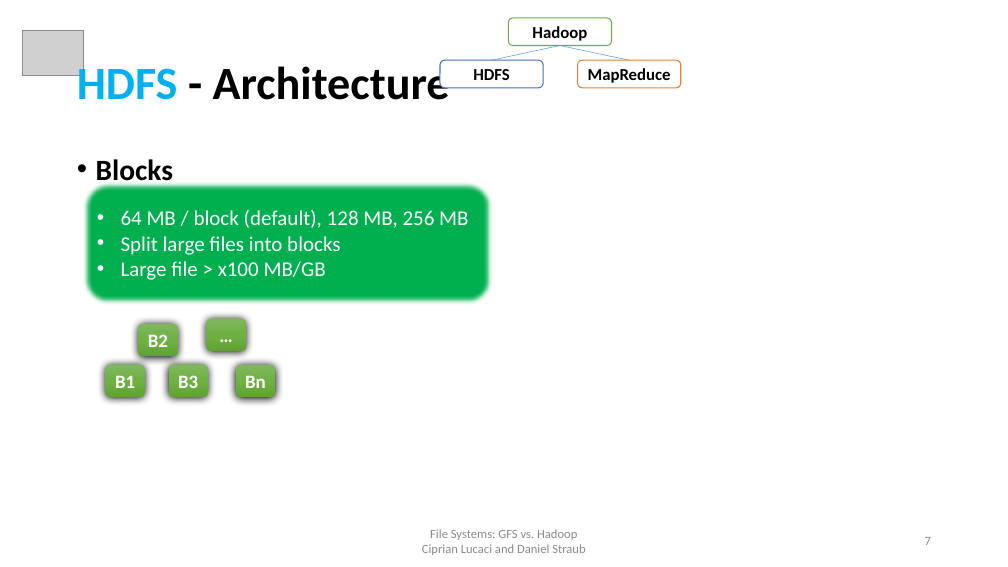
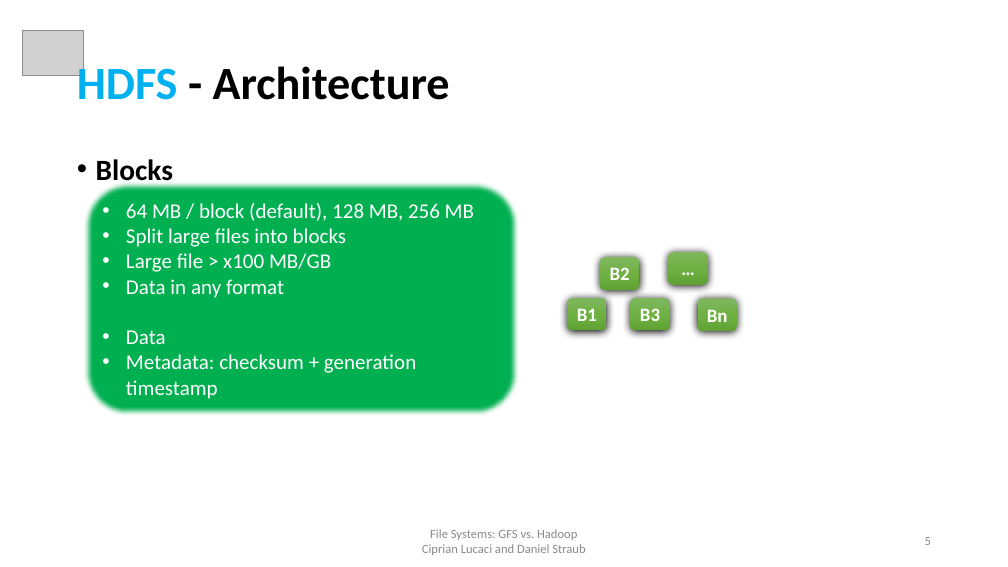
Before and after one commit to cipri7329/ss15-seminar, a slide deck: slide 5 of Presentation/DistributedFileSystems_Cipri.pptx (slide 7 before the commit). Drawn at 1008x567 pixels with LibreOffice and Linux fonts; fonts in the diff are those of the drawing; grey boxes stand for pictures; background and template pictures are left out. Boxes give left, top, right and bottom in pixels: in the first picture for what was removed or moved away, otherwise in the second. Text is boxed around its words. In the diff, an @@ line names an element or a change of style, - is before the commit and + after.

```diff
--- a/Presentation/DistributedFileSystems_Cipri.pptx
+++ b/Presentation/DistributedFileSystems_Cipri.pptx
@@ group removed at [440,18,681,88]: 3 rounded rectangles, 2 lines @@
-Hadoop
-HDFS
-MapReduce
@@ rounded rectangle "64 MB / block (default), ...": place and size @@
-rounded rectangle "64 MB / block (default), ..." at [84,182,492,304]
+rounded rectangle "64 MB / block (default), ..." at [84,182,518,415]
@@ 5 rounded rectangles: place and size @@
-5 rounded rectangles at [105,318,275,397]
+5 rounded rectangles at [567,252,737,331]
@@ text in rounded rectangle at [126,279,416,399]: paragraphs added @@
+• Data in any format
+• Data
+• Metadata: checksum + generation timestamp
@@ page number at [925,537,931,545]: text changed @@
-7
+5
```
Also in this commit, not shown: 6 other slides changed, 2 slides added, 4 slides removed, 14 other files.
